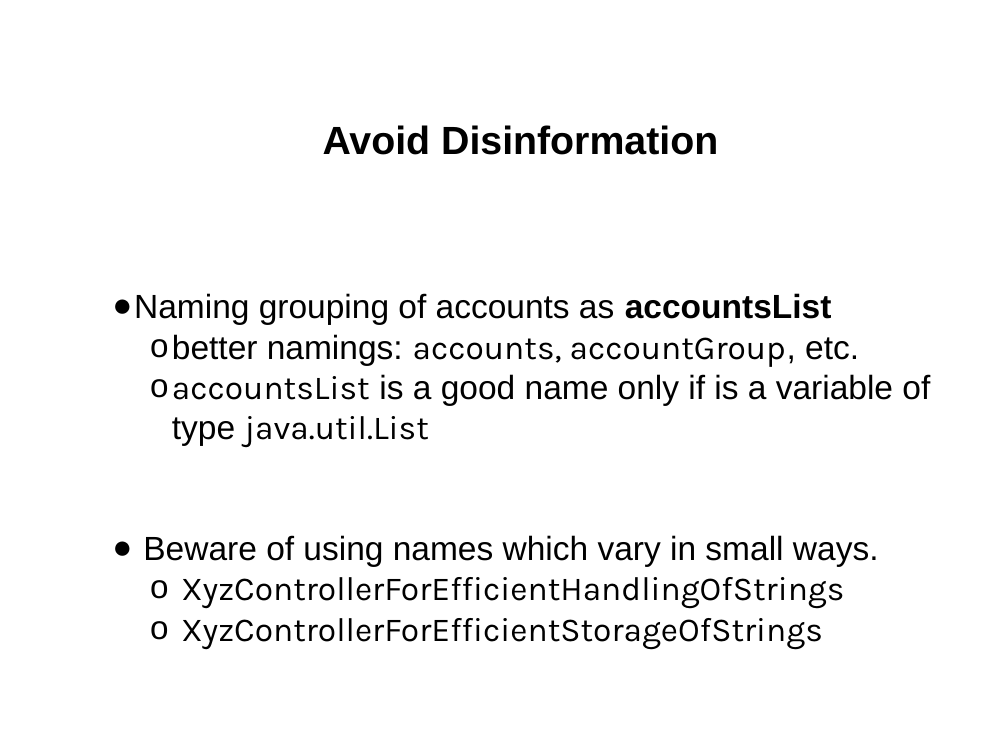
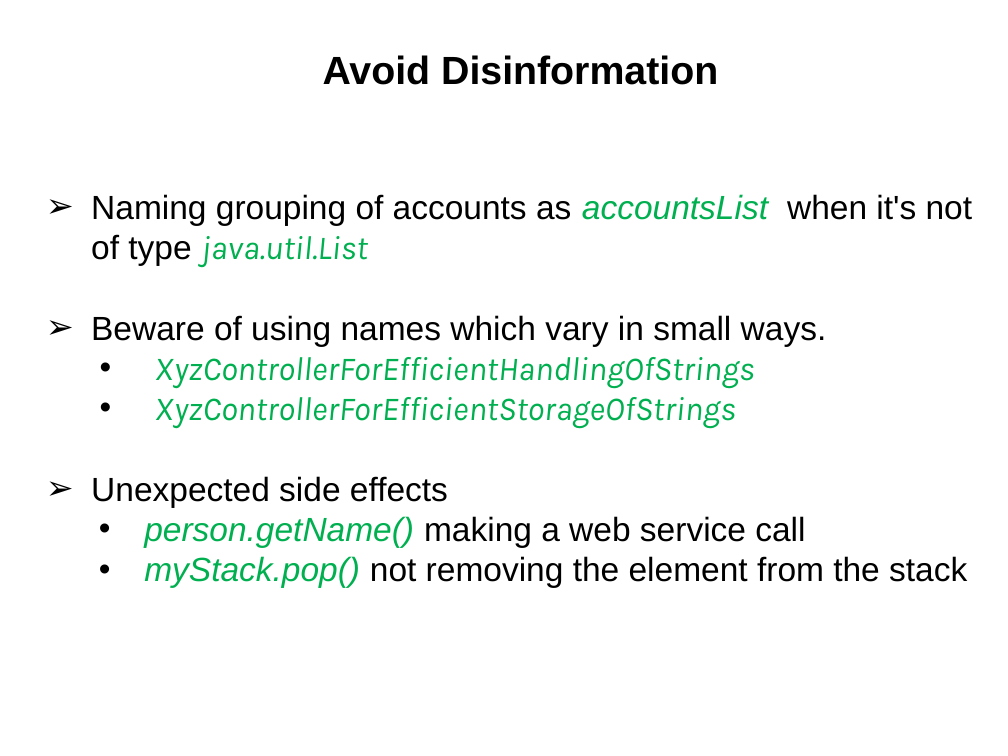
Before and after one commit to cvmocanu/clean-code-presentation, a slide deck: slide 23 of Clean Code.pptx (slide 20 before the commit). Drawn at 1008x756 pixels with LibreOffice and Linux fonts; fonts in the diff are those of the drawing. Boxes give left, top, right and bottom in pixels: in the first picture for what was removed or moved away, otherwise in the second. Text is boxed around its words. In the diff, an @@ line names an element or a change of style, - is before the commit and + after.

```diff
--- a/Clean Code.pptx
+++ b/Clean Code.pptx
@@ title "Avoid Disinformation": place and size @@
-title "Avoid Disinformation" at (323,125,718,155)
+title "Avoid Disinformation" at (323,55,718,85)
@@ text "Naming grouping of accounts as ...": place and size @@
-text "Naming grouping of accounts as ..." at (134,293,930,649)
+text "Naming grouping of accounts as ..." at (91,194,973,588)
@@ text at (91,194,973,268): text changed @@
-● Naming grouping of accounts as accountsList
-  o better namings: accounts, accountGroup, etc.
-  o accountsList is a good name only if is a variable of type java.util.List
+➢ Naming grouping of accounts as accountsList when it's not of type java.util.List
@@ text at (91,315,827,429): text colour #000000 to #00B050, italic on in "XyzControllerForEfficientHandlingOfStrings", "XyzControllerForEfficientStorageOfStrings"; bullet ● to ➢; bullet o to • @@
@@ text at (91,476,967,588): paragraphs added @@
+  ➢ Unexpected side effects
+    • person.getName() making a web service call
+    • myStack.pop() not removing the element from the stack
```
Also in this commit, not shown: 27 other slides changed, 7 slides added.
